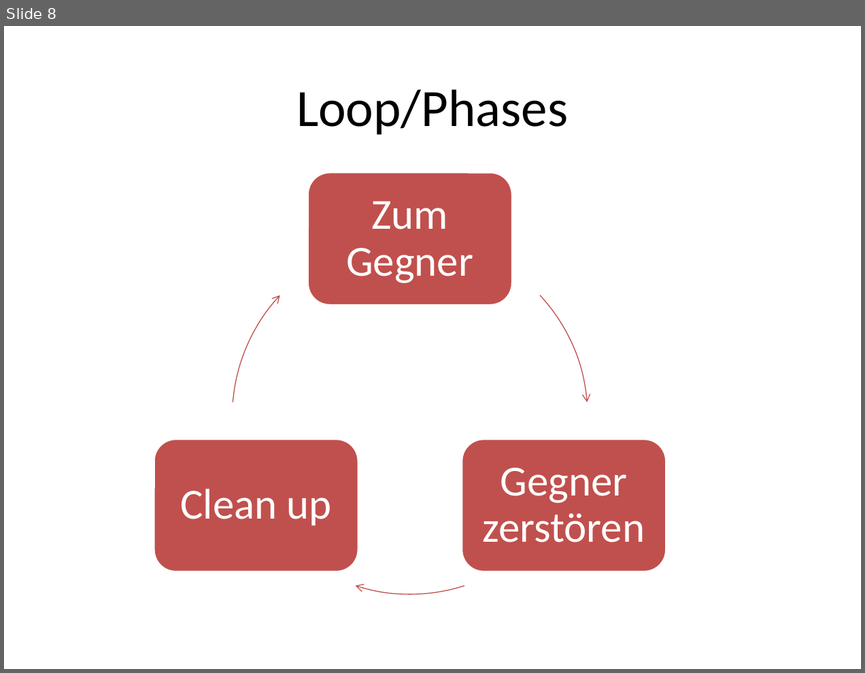
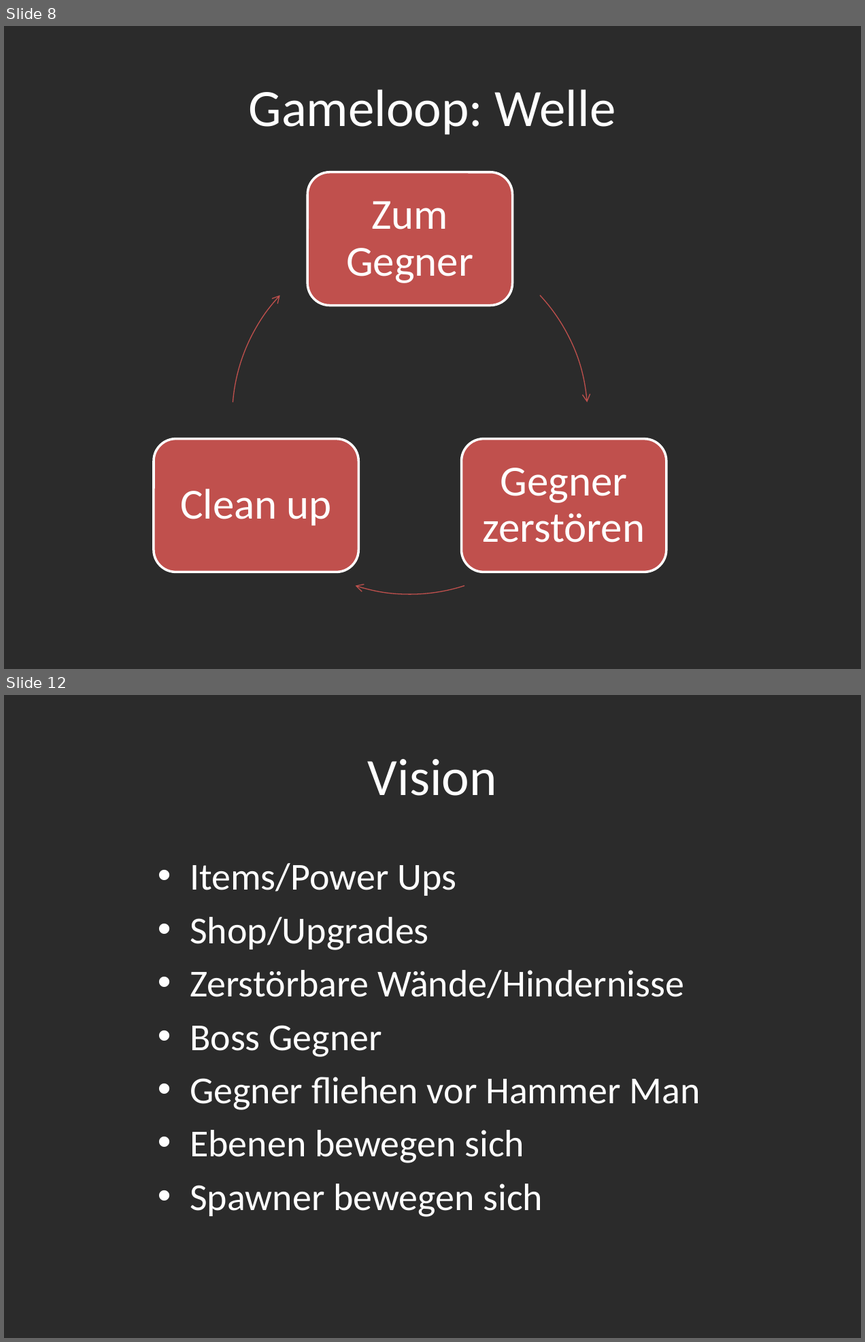
Before and after one commit to Assertores/HammerMan, a slide deck: Documentation/Hammer Man.pptx. Shown one above the other, each under a label of ours: slide 8 before the commit, slides 8 and 12 after it; the slides between them are not shown. The pictures are 865x673 and 865x1342 pixels, drawn with LibreOffice and Linux fonts; fonts in the diff are those of the drawing; background and template pictures are left out; a plain dark background stands for a picture behind light text. Boxes give left, top, right and bottom in pixels: in the first picture for what was removed or moved away, otherwise in the second. Text is boxed around its words. In the diff, an @@ line names an element or a change of style, - is before the commit and + after.

```diff
--- a/Documentation/Hammer Man.pptx
+++ b/Documentation/Hammer Man.pptx
@@ slide 12 added at (x1=4, y1=695, x2=861, y2=1338), background picture (left out) @@
@@ title added at (x1=368, y1=759, x2=497, y2=796), 44 pt, text #FFFFFF @@
+Vision
@@ text added at (x1=190, y1=863, x2=700, y2=1217), 32 pt, text #FFFFFF @@
+• Items/Power Ups
+• Shop/Upgrades
+• Zerstörbare Wände/Hindernisse
+• Boss Gegner
+• Gegner fliehen vor Hammer Man
+• Ebenen bewegen sich
+• Spawner bewegen sich
@@ slide 8 changed as well @@
@@ background #FFFFFF to picture (left out) @@
@@ title at (x1=249, y1=89, x2=616, y2=135): text changed; text colour #000000 to #FFFFFF @@
-Loop/Phases
+Gameloop: Welle
```
Also in this commit, not shown: 10 other slides changed, 2 other slides added, 2 slides removed, 5 other files.
